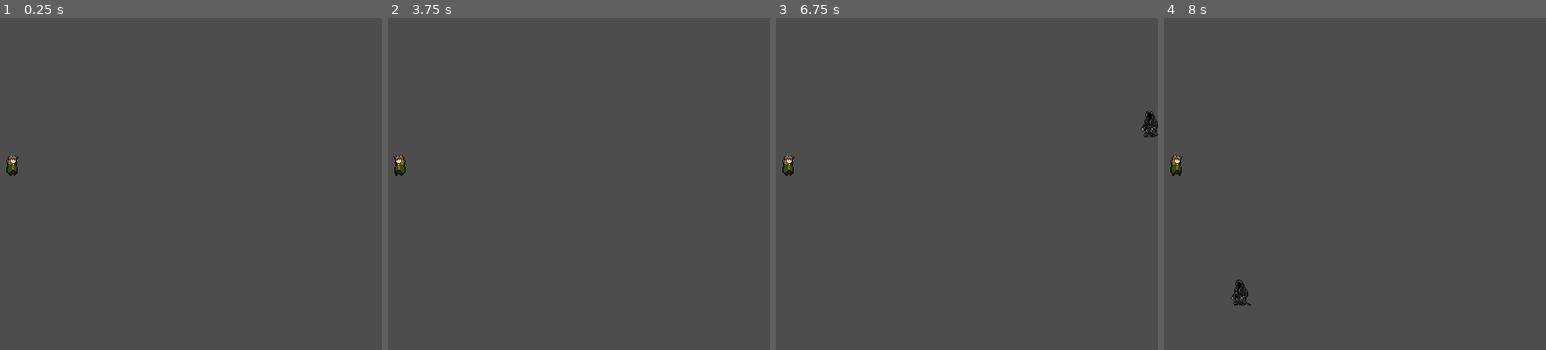
Above: before the commit, frames 1-4 (left to right).
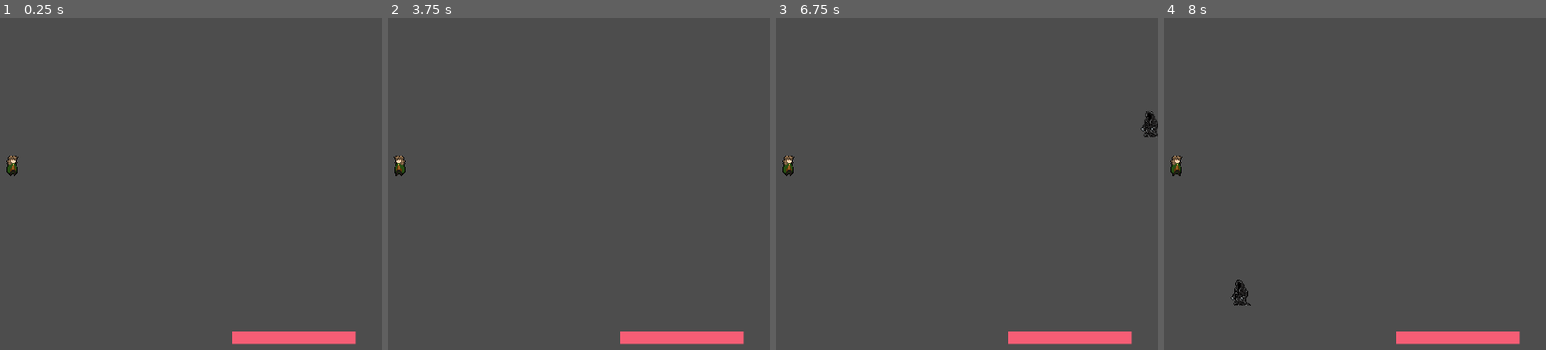
Above: after the commit, the same moments.

Repository: lunarScavenger/companionship-of-the-halo-2d
Game: Godot game, scene res://world/flight-to-the-ford.tscn
Same seed, same stepped clock (60 frames per second), same inputs: the game is played once before the commit and once after it. The engine's default icon, where the game draws it, is replaced by a stand-in: a white triangle on a blue panel in a dark square.
Inputs:
- Up to frame 1 (0.25 s): no input
- Up to frame 2 (3.75 s): tap Enter at 0.5, 2, 3.5 s; hold D (right) 0.53-1.28 s; tap Ctrl (attack) every 0.75 s from 0.6 to 3.6 s; tap Space at 1.25, 2.75 s; hold S (down) 1.28-2.03 s; hold D (right) 2.03-2.78 s; hold W (up) 2.78-3.53 s; hold A (left) from 3.53 s (still down)
- Up to frame 3 (6.75 s): tap Space at 4.25 s; tap Ctrl (attack) every 0.75 s from 4.35 to 6.6 s; release A (left) at 5.03 s; hold S (down) 5.03-5.78 s; hold D (right) 5.78-6.53 s; hold W (up) from 6.53 s (still down)
- Up to frame 4 (8 s): release W (up) at 7.28 s; hold D (right) from 7.28 s (still down); tap Ctrl (attack) at 7.35 s

The runs differ from the first frame. In frame 1, 1.3% of the frame differs, in the area x 60-94%, y 94-99%; in frame 2, 1.3%; in frame 3, 1.3%; in frame 4, 1.3%.

Commit message:
Added HUD Added health bar in bottom right corner Health bar updates with player's health

Diff:
--- a/characters/player/player.gd
+++ b/characters/player/player.gd
@@ -3,11 +3,12 @@
 signal death
 
 @export var speed = 400.0
+@export var max_health: float = 100.0
 @export var sprite : Sprite2D
 
 @onready var _animation_player = $AnimationPlayer
 var direction = "Right" # default to facing right
-var health = 100
+var health: float = 100.0
 var alive = true
 
 
@@ -48,7 +49,11 @@
 		self.queue_free()
 
 
+func update_health(delta):
+	health += delta
+
+
 func _on_hitbox_body_entered(body):
 	if body.is_in_group("enemy"):
-		health -= 25
+		update_health(-25)
 		print("player health: " + str(health))
--- a/characters/ringwraith/ringwraith.gd
+++ b/characters/ringwraith/ringwraith.gd
@@ -1,10 +1,10 @@
 extends CharacterBody2D
 
+@export var speed = 350
 @export var player : CharacterBody2D
 @export var sprite : Sprite2D
 
 @onready var _animation_player = $AnimationPlayer
-var speed = 350
 var chasing = true
 
 
--- a/project.godot
+++ b/project.godot
@@ -19,7 +19,6 @@
 
 window/size/viewport_width=1920
 window/size/viewport_height=1080
-window/size/borderless=true
 window/size/window_width_override=1600
 window/size/window_height_override=900
 window/stretch/mode="viewport"
--- /dev/null
+++ b/ui/hud/hud.gd
@@ -0,0 +1,14 @@
+extends Control
+
+@export var player : CharacterBody2D
+@export var health_bar : ProgressBar
+
+# Called when the node enters the scene tree for the first time.
+func _ready():
+	health_bar.max_value = player.max_health
+	health_bar.value = player.health
+
+
+# Called every frame. 'delta' is the elapsed time since the previous frame.
+func _process(delta):
+	health_bar.value = player.health
--- /dev/null
+++ b/ui/hud/hud.tscn
@@ -0,0 +1,31 @@
+[gd_scene load_steps=4 format=3 uid="uid://dbwx52t1kme5y"]
+
+[ext_resource type="Script" path="res://ui/hud/hud.gd" id="1_a1owj"]
+
+[sub_resource type="StyleBoxFlat" id="StyleBoxFlat_vwpgu"]
+bg_color = Color(0.964706, 0.364706, 0.458824, 1)
+
+[sub_resource type="Theme" id="Theme_n5y25"]
+ProgressBar/styles/fill = SubResource("StyleBoxFlat_vwpgu")
+
+[node name="HUD" type="Control" node_paths=PackedStringArray("health_bar")]
+layout_mode = 3
+anchors_preset = 15
+anchor_right = 1.0
+anchor_bottom = 1.0
+grow_horizontal = 2
+grow_vertical = 2
+script = ExtResource("1_a1owj")
+health_bar = NodePath("CanvasLayer/HealthBar")
+
+[node name="CanvasLayer" type="CanvasLayer" parent="."]
+
+[node name="HealthBar" type="ProgressBar" parent="CanvasLayer"]
+offset_left = 1531.0
+offset_top = 979.0
+offset_right = 1851.0
+offset_bottom = 1011.0
+theme = SubResource("Theme_n5y25")
+step = 1.0
+value = 80.0
+show_percentage = false
--- a/world/flight-to-the-ford.tscn
+++ b/world/flight-to-the-ford.tscn
@@ -1,7 +1,8 @@
-[gd_scene load_steps=6 format=3 uid="uid://dlla0sdxepx7p"]
+[gd_scene load_steps=7 format=3 uid="uid://dlla0sdxepx7p"]
 
 [ext_resource type="PackedScene" uid="uid://1gjmnhuhv5c" path="res://characters/player/player.tscn" id="1_hm125"]
 [ext_resource type="Texture2D" uid="uid://ec00vwypyqf5" path="res://icon.svg" id="2_ndmjy"]
+[ext_resource type="PackedScene" uid="uid://dbwx52t1kme5y" path="res://ui/hud/hud.tscn" id="2_o8toc"]
 [ext_resource type="PackedScene" uid="uid://ce0nrcuktniu7" path="res://characters/ringwraith/ringwraith.tscn" id="3_gd61q"]
 
 [sub_resource type="RectangleShape2D" id="RectangleShape2D_qkuh4"]
@@ -13,6 +14,20 @@
 [node name="FlightToTheFord" type="Node2D"]
 
 [node name="Player" parent="." instance=ExtResource("1_hm125")]
+
+[node name="HUD" parent="Player" node_paths=PackedStringArray("player") instance=ExtResource("2_o8toc")]
+anchors_preset = 0
+anchor_right = 0.0
+anchor_bottom = 0.0
+offset_left = 1826.23
+offset_top = 770.383
+offset_right = 1826.23
+offset_bottom = 770.383
+grow_horizontal = 1
+grow_vertical = 1
+size_flags_horizontal = 6
+size_flags_vertical = 6
+player = NodePath("..")
 
 [node name="Obstacle1" type="Node2D" parent="."]
 position = Vector2(700, 1000)
